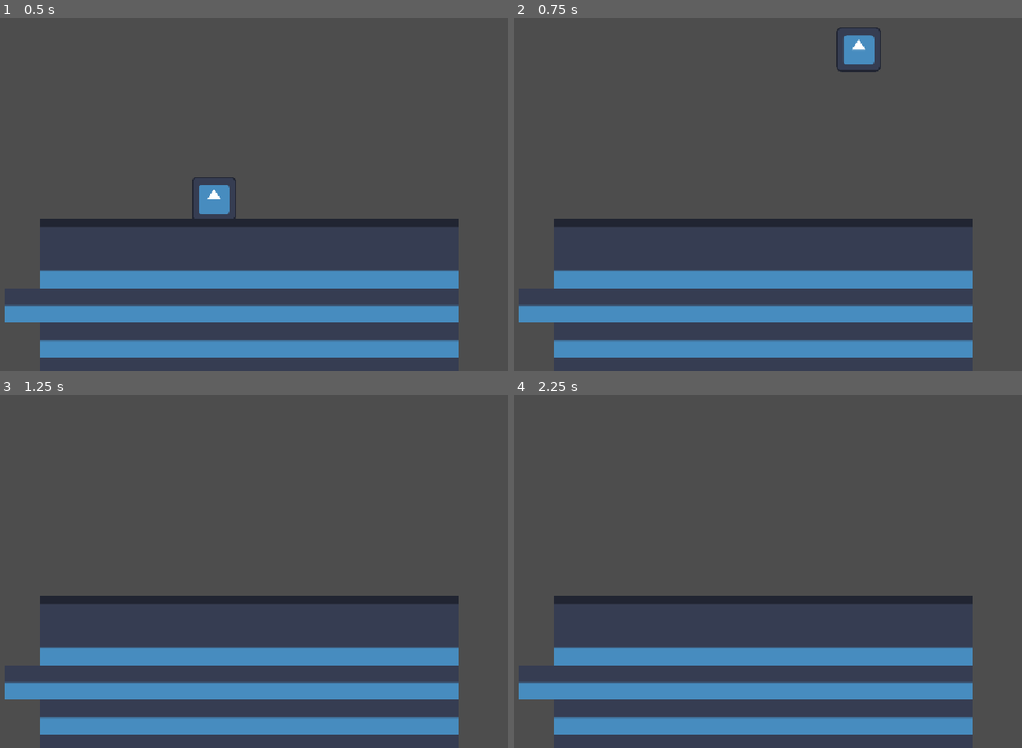
Above: before the commit, frames 1-4 (two rows, left to right).
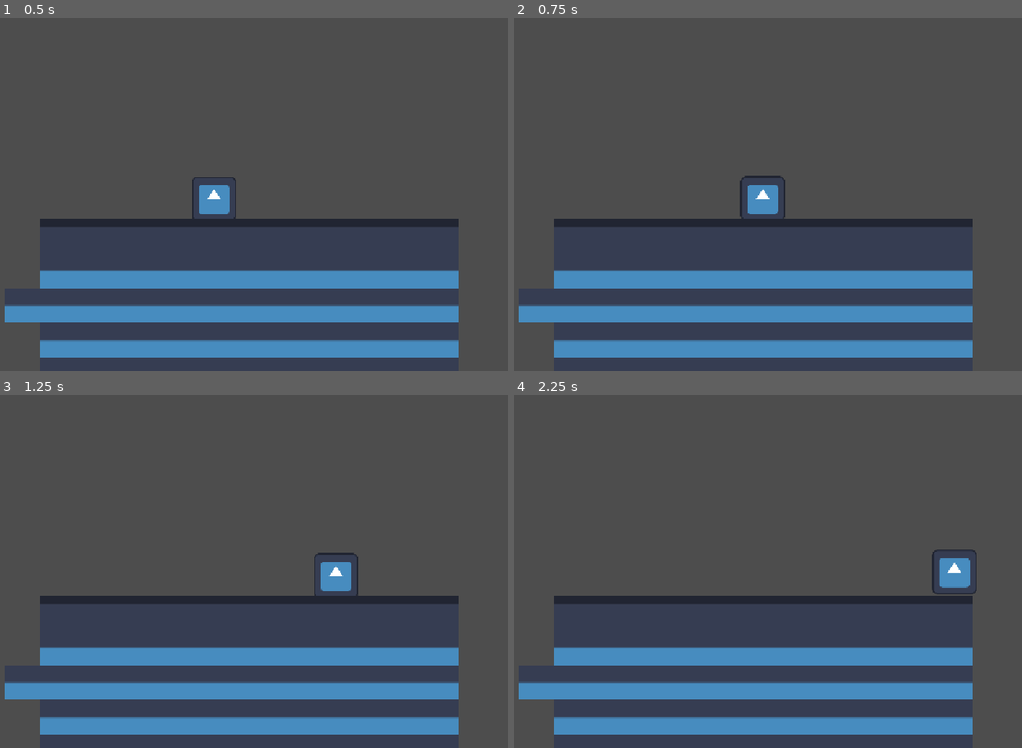
Above: after the commit, the same moments.

Repository: cibaer1/EnchantedJam
Game: Godot game, scene res://world.tscn
Same seed, same stepped clock (60 frames per second), same inputs: the game is played once before the commit and once after it. The engine's default icon, where the game draws it, is replaced by a stand-in: a white triangle on a blue panel in a dark square.
Inputs:
- Up to frame 1 (0.5 s): no input
- Up to frame 2 (0.75 s): tap Enter (ui_accept) at 0.5, 0.6 s; hold Right (ui_right) from 0.53 s (still down)
- Up to frame 3 (1.25 s): keep holding Right (ui_right); tap W (Jump, bound only after the commit) at 0.77, 0.8, 1.07 s
- Up to frame 4 (2.25 s): tap W (Jump, bound only after the commit) at 1.35, 1.52, 1.82 s; tap Enter (ui_accept) at 1.55, 2.1 s; release Right (ui_right) at 2.03 s; hold Left (ui_left) from 2.03 s (still down)

Frame 1 is identical in both runs. In frame 2, 1.3% of the frame differs, in the area x 44-73%, y 2-57%; in frame 3, 0.6%; in frame 4, 0.7%.

Commit message:
Changed Player Controller

Diff:
--- a/player_controller.gd
+++ b/player_controller.gd
@@ -1,8 +1,8 @@
 extends CharacterBody2D
 
 
-const SPEED = 300.0
-const JUMP_VELOCITY = -400.0
+@export var SPEED = 300.0
+@export var JUMP_VELOCITY = -400.0
 
 
 func _physics_process(delta: float) -> void:
@@ -11,7 +11,7 @@
 		velocity += get_gravity() * delta
 
 	# Handle jump.
-	if Input.is_action_just_pressed("ui_accept") and is_on_floor():
+	if Input.is_action_just_pressed("Jump") and is_on_floor():
 		velocity.y = JUMP_VELOCITY
 
 	# Get the input direction and handle the movement/deceleration.
--- a/project.godot
+++ b/project.godot
@@ -20,6 +20,15 @@
 window/stretch/mode="canvas_items"
 window/stretch/aspect="expand"
 
+[input]
+
+Jump={
+"deadzone": 0.2,
+"events": [Object(InputEventKey,"resource_local_to_scene":false,"resource_name":"","device":-1,"window_id":0,"alt_pressed":false,"shift_pressed":false,"ctrl_pressed":false,"meta_pressed":false,"pressed":false,"keycode":0,"physical_keycode":87,"key_label":0,"unicode":119,"location":0,"echo":false,"script":null)
+, Object(InputEventKey,"resource_local_to_scene":false,"resource_name":"","device":-1,"window_id":0,"alt_pressed":false,"shift_pressed":false,"ctrl_pressed":false,"meta_pressed":false,"pressed":false,"keycode":0,"physical_keycode":32,"key_label":0,"unicode":32,"location":0,"echo":false,"script":null)
+]
+}
+
 [physics]
 
 3d/physics_engine="Jolt Physics"
--- a/world.tscn
+++ b/world.tscn
@@ -80,6 +80,8 @@
 [node name="World" type="Node2D" unique_id=985930488]
 
 [node name="Player" parent="." unique_id=80646361 instance=ExtResource("1_f3sb7")]
+SPEED = 80.0
+JUMP_VELOCITY = -200.0
 
 [node name="StaticBody2D" type="StaticBody2D" parent="." unique_id=3225736]
 position = Vector2(0, 18)
